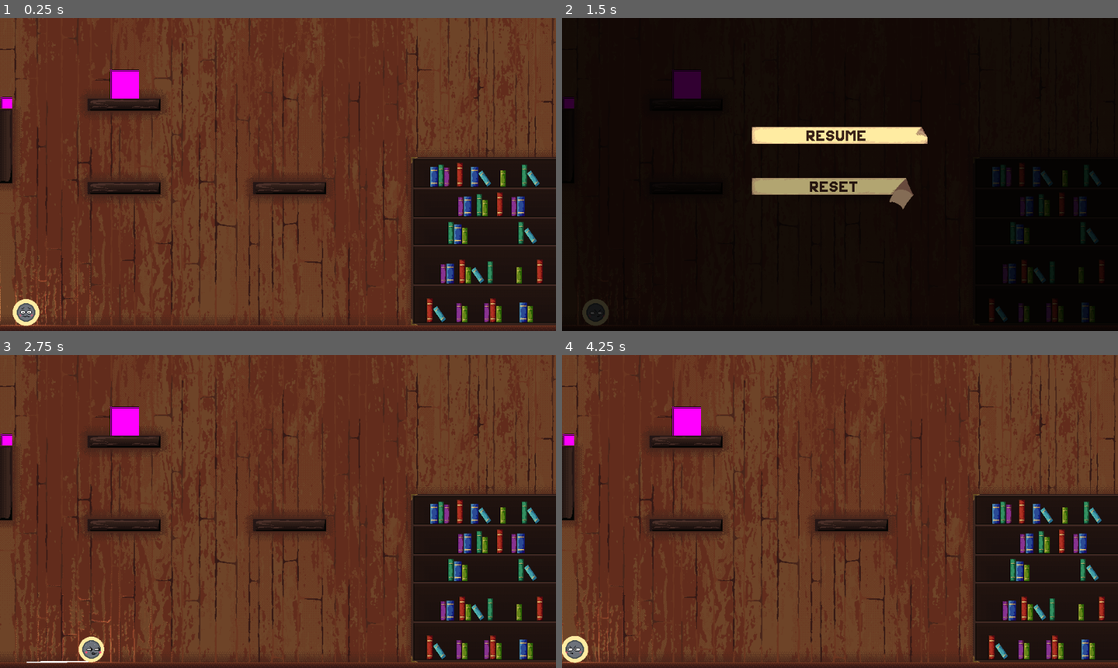
Above: before the commit, frames 1-4 (two rows, left to right).
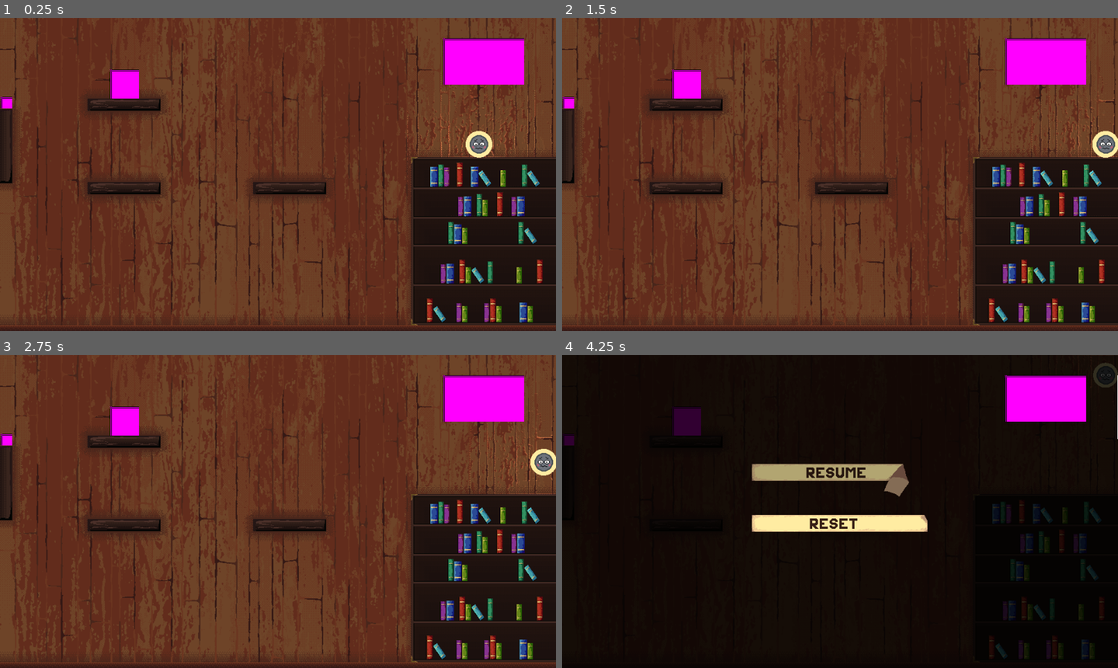
Above: after the commit, the same moments.

Repository: NAERNON/ggj-2026-mask
Game: Godot game, scene res://scenes/main.tscn
Two runs of this game, one before a commit and one after it. Both use one fixed random seed, a clock stepped at 60 frames per second and the inputs below.
Inputs:
- Up to frame 1 (0.25 s): no input
- Up to frame 2 (1.5 s): tap Enter (ui_accept) at 0.5 s; hold D (move_tape_right) 0.53-1.28 s; hold Enter (ui_accept) 0.53-1.28 s; tap Space (move_tape_jump) at 0.77 s; hold S (move_tape_down) from 1.28 s (still down); tap R (move_tape_reroll) at 1.35 s
- Up to frame 3 (2.75 s): tap Space (move_tape_jump) at 1.52 s; tap Enter (ui_accept) at 1.55 s; release S (move_tape_down) at 2.03 s; hold D (move_tape_right) from 2.03 s (still down); hold Enter (ui_accept) from 2.03 s (still down); tap G (tape_switch_grip) at 2.1 s
- Up to frame 4 (4.25 s): release D (move_tape_right) at 2.78 s; release Enter (ui_accept) at 2.78 s; hold W (move_tape_up) 2.78-3.53 s; tap Enter (ui_accept) at 2.85 s; tap Space (move_tape_jump) at 3.02, 3.77 s; hold A (move_tape_left) from 3.53 s (still down); hold Enter (ui_accept) from 3.53 s (still down); tap Escape (ui_cancel) at 4.15 s

The runs differ from the first frame. In frame 1, 3.5% of the frame differs, in the area x 0-100%, y 6-99%; in frame 2, 95%; in frame 3, 3.5%; in frame 4, 95%, in the area x 0-100%, y 0-100%.

Commit message:
Cadre placeholder

Diff:
--- a/scenes/main.tscn
+++ b/scenes/main.tscn
@@ -17,6 +17,12 @@
 
 [sub_resource type="RectangleShape2D" id="RectangleShape2D_sugp2"]
 size = Vector2(21, 129.25)
+
+[sub_resource type="RectangleShape2D" id="RectangleShape2D_tipki"]
+size = Vector2(140, 80)
+
+[sub_resource type="PlaceholderTexture2D" id="PlaceholderTexture2D_85g3d"]
+size = Vector2(140, 80)
 
 [sub_resource type="RectangleShape2D" id="RectangleShape2D_jyhfs"]
 size = Vector2(750, 17)
@@ -57,7 +63,7 @@
 offset = Vector2(480, 270)
 
 [node name="MaskingTape" parent="." unique_id=311947507 instance=ExtResource("1_o5qli")]
-position = Vector2(45, 506)
+position = Vector2(827, 216)
 collision_layer = 0
 collision_mask = 15
 floor_snap_length = 5.0
@@ -111,6 +117,15 @@
 position = Vector2(-0.5, 1.625)
 shape = SubResource("RectangleShape2D_sugp2")
 
+[node name="Cadre" type="StaticBody2D" parent="Platforms" unique_id=1031213744]
+position = Vector2(835, 75)
+
+[node name="CollisionShape2D" type="CollisionShape2D" parent="Platforms/Cadre" unique_id=518452548]
+shape = SubResource("RectangleShape2D_tipki")
+
+[node name="Sprite2D" type="Sprite2D" parent="Platforms/Cadre" unique_id=597729165]
+texture = SubResource("PlaceholderTexture2D_85g3d")
+
 [node name="Ground" type="StaticBody2D" parent="." unique_id=1731318811]
 position = Vector2(475.00003, 537)
 scale = Vector2(1.5, 1)
@@ -133,7 +148,7 @@
 
 [node name="Box" type="RigidBody2D" parent="." unique_id=962226803]
 position = Vector2(215, 113)
-mass = 0.005
+mass = 0.003
 
 [node name="CollisionShape2D" type="CollisionShape2D" parent="Box" unique_id=576251938]
 shape = SubResource("RectangleShape2D_o6xl0")
--- a/scenes/pause_menu.gd
+++ b/scenes/pause_menu.gd
@@ -18,7 +18,7 @@
 				_highlight(ScotchMenuButton.ButtonType.RESET)
 			ScotchMenuButton.ButtonType.RESET:
 				_highlight(ScotchMenuButton.ButtonType.RESUME)
-	elif event.is_action_pressed("ui_accept"):
+	elif visible and event.is_action_pressed("ui_accept"):
 		button_selected.emit(_current_highlight)
 	elif event.is_action_pressed("ui_cancel"):
 		button_selected.emit(ScotchMenuButton.ButtonType.RESUME)
Not shown: 1 places in scenes/main.tscn that only renumber resources
